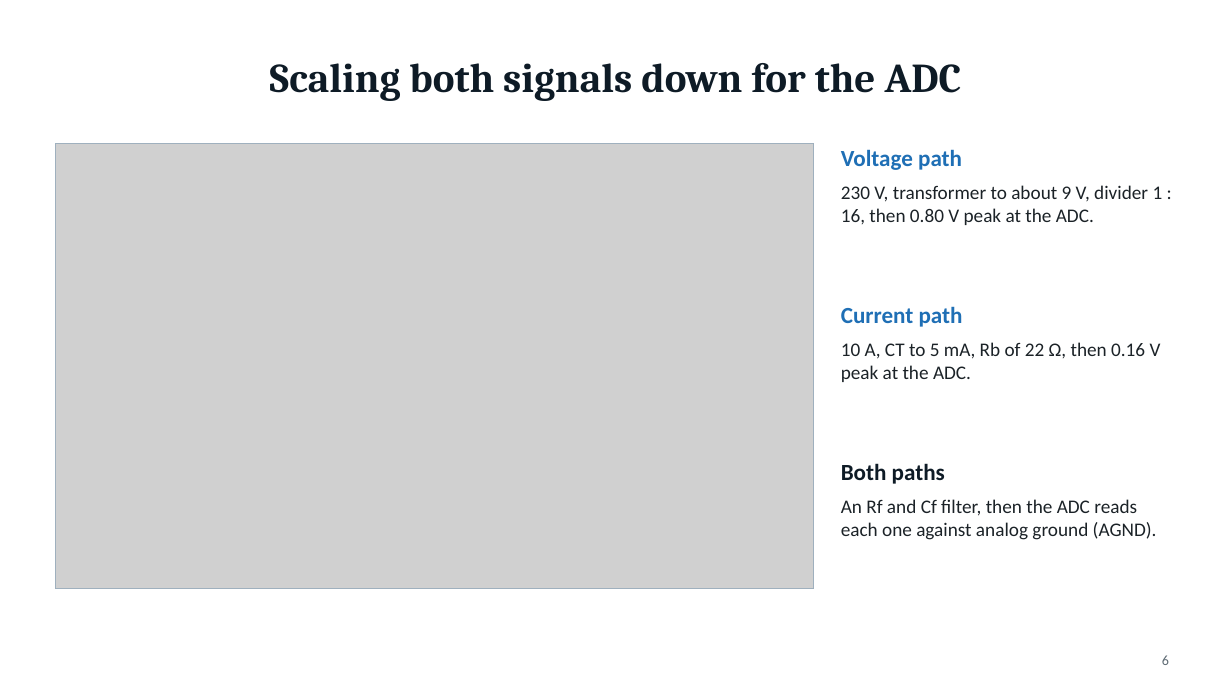
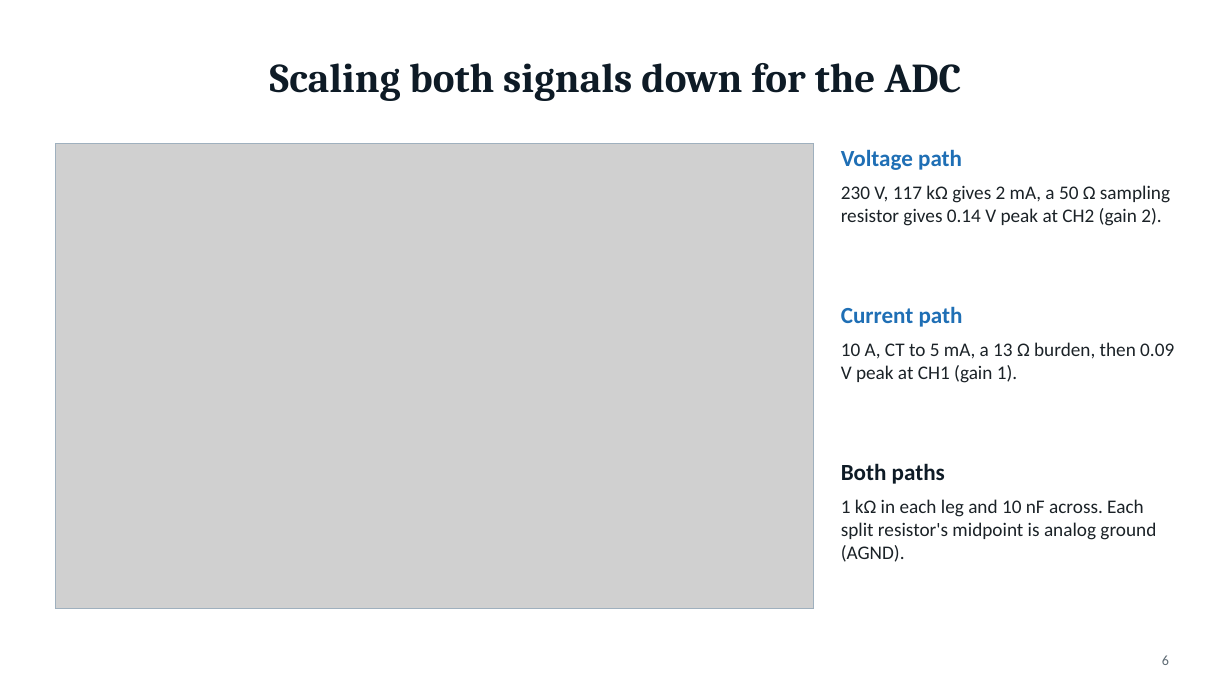
Before and after one commit to PowerWorksLab/PowerLenz, a slide deck: slide 6 of documentation/presentations/powerlenz-front-end.pptx. Drawn at 1232x693 pixels with LibreOffice and Linux fonts; fonts in the diff are those of the drawing; grey boxes stand for pictures. Boxes give left, top, right and bottom in pixels: in the first picture for what was removed or moved away, otherwise in the second. Text is boxed around its words. In the diff, an @@ line names an element or a change of style, - is before the commit and + after.

```diff
--- a/documentation/presentations/powerlenz-front-end.pptx
+++ b/documentation/presentations/powerlenz-front-end.pptx
@@ picture: place and size @@
-picture at [55,143,813,589]
+picture at [55,143,813,609]
@@ rectangle: place and size @@
-rectangle at [55,143,813,589]
+rectangle at [55,143,813,609]
@@ text at [841,185,1170,226]: text changed @@
-230 V, transformer to about 9 V, divider 1 : 16, then 0.80 V peak at the ADC.
+230 V, 117 kΩ gives 2 mA, a 50 Ω sampling resistor gives 0.14 V peak at CH2 (gain 2).
@@ text at [841,342,1174,383]: text changed @@
-10 A, CT to 5 mA, Rb of 22 Ω, then 0.16 V peak at the ADC.
+10 A, CT to 5 mA, a 13 Ω burden, then 0.09 V peak at CH1 (gain 1).
@@ text at [841,499,1156,562]: text changed @@
-An Rf and Cf filter, then the ADC reads each one against analog ground (AGND).
+1 kΩ in each leg and 10 nF across. Each split resistor's midpoint is analog ground (AGND).
```
Also in this commit, not shown: 9 other slides changed, 6 slides added, 2 slides removed, 16 other files.
